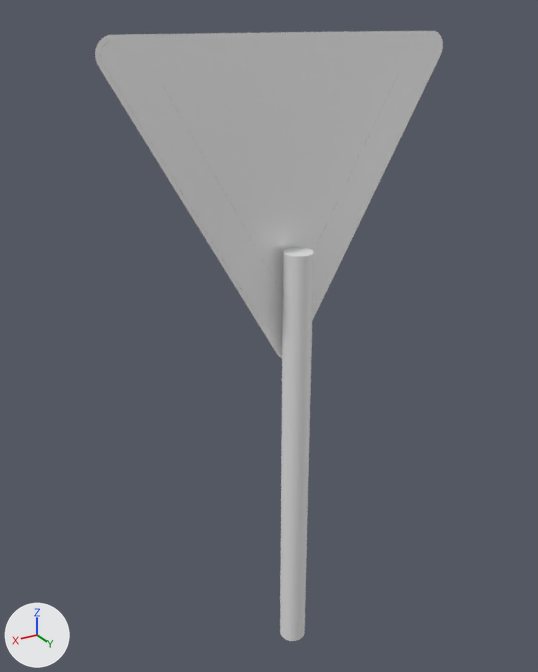
Before and after pictures for a commit that changed the COLLADA model worlds/models/meshes/Give_way.dae.
Rendered twice from a camera (50 mm lens) standing at (0.159, 0.249, 0.287) and looking at (0.006, -0.006, 0.16). Arrows for +X, +Y and +Z are at lower left; the lights stay in place. Where no turn or scale is listed for an object, it has been applied to the vertices.

Before the edit, the objects in view are built like this:
```python
me_cylinder = bpy.data.meshes.new('Cylinder')
me_cylinder.from_pydata(...)  # a 32-sided cylinder along z spanning x -0.006..0.006, y -0.006..0.006, z -0.1..0.1
me_path1488 = bpy.data.meshes.new('path1488')
me_path1488.from_pydata(...)  # 8221 vertices, 16114 faces; spans x -0.0751..0.0749, y -0.0001..0.0, z -0.0033..0.1318
# faces by material slot: [3568, 3807, 956, 657, 1347, 932, 4847]
me_path1488.materials.append(mat_svgmat_001)  # white #fdfdfd
me_path1488.materials.append(mat_svgmat_002)  # pink #e49da1
me_path1488.materials.append(mat_svgmat_003)  # red #d35b62
me_path1488.materials.append(mat_svgmat_004)  # red #c0111b
me_path1488.materials.append(mat_svgmat_005)  # dark grey #4c4c4c
me_path1488.materials.append(mat_svgmat_006)  # dark green #236837
me_path1488.materials.append(mat_svgmat_007)  # black #0c100d
ob_cylinder = bpy.data.objects.new('Cylinder', me_cylinder)
ob_cylinder.location = (0.0, 0.0071, 0.1)
ob_path1488 = bpy.data.objects.new('path1488', me_path1488)
ob_path1488.location = (0.0, 0.0, 0.15)
```
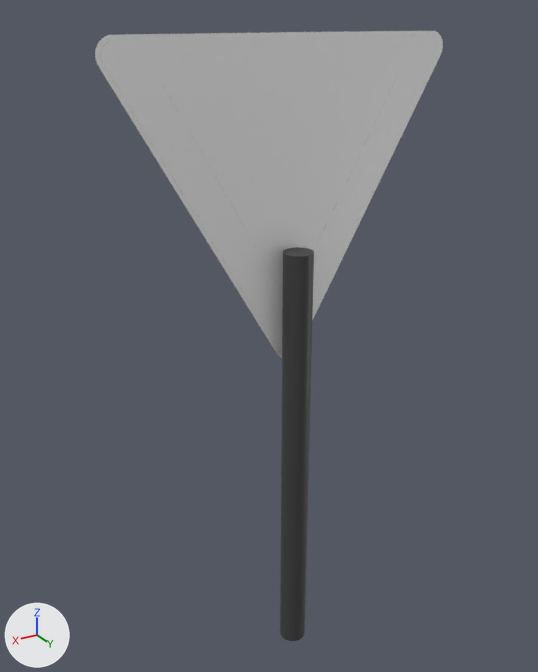
Changed parts and their boxes [x1, y1, x2, y2] in the pictures (538 x 672 px):
'Cylinder', recoloured (grey to black): [280, 247, 314, 641] in both

Edits to the bpy script that builds the scene:
```text
Add mat_material_001:
    mat_material_001 = principled_material('Material.001')
    mat_material_001.base_color = (0.0497, 0.0497, 0.0497)  # black #3f3f3f
Change me_cylinder:
    where me_cylinder.from_pydata(...)  # 64 vertices, 124 faces; spans x -0.006..0.006, y -0.006..0.006, z -0.1..0.1
    add me_cylinder.materials.append(mat_material_001)  # black #3f3f3f
```
